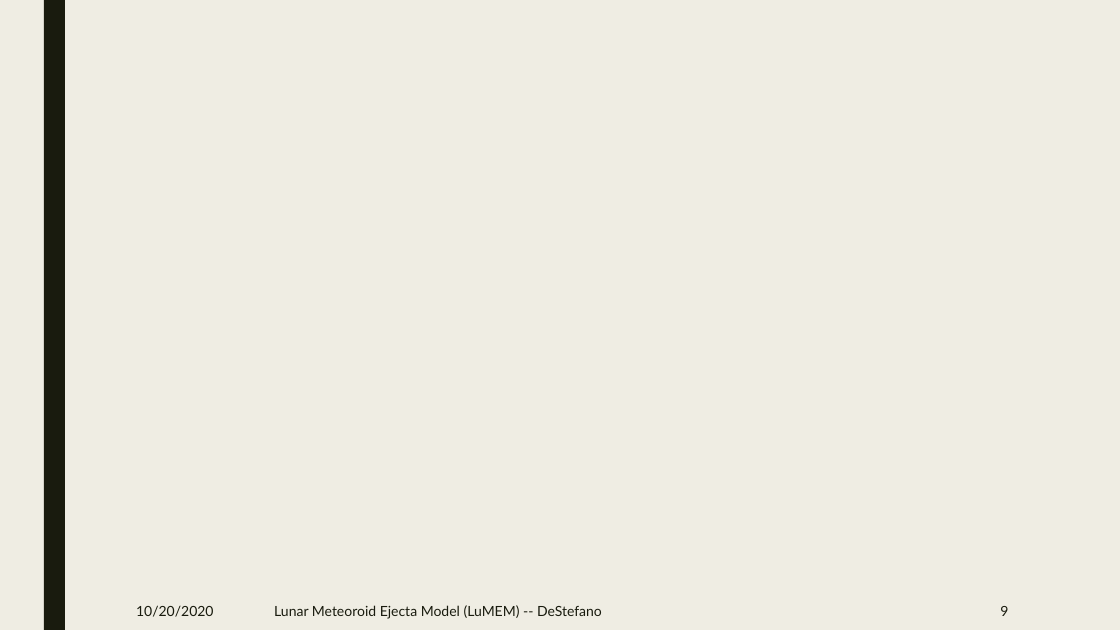
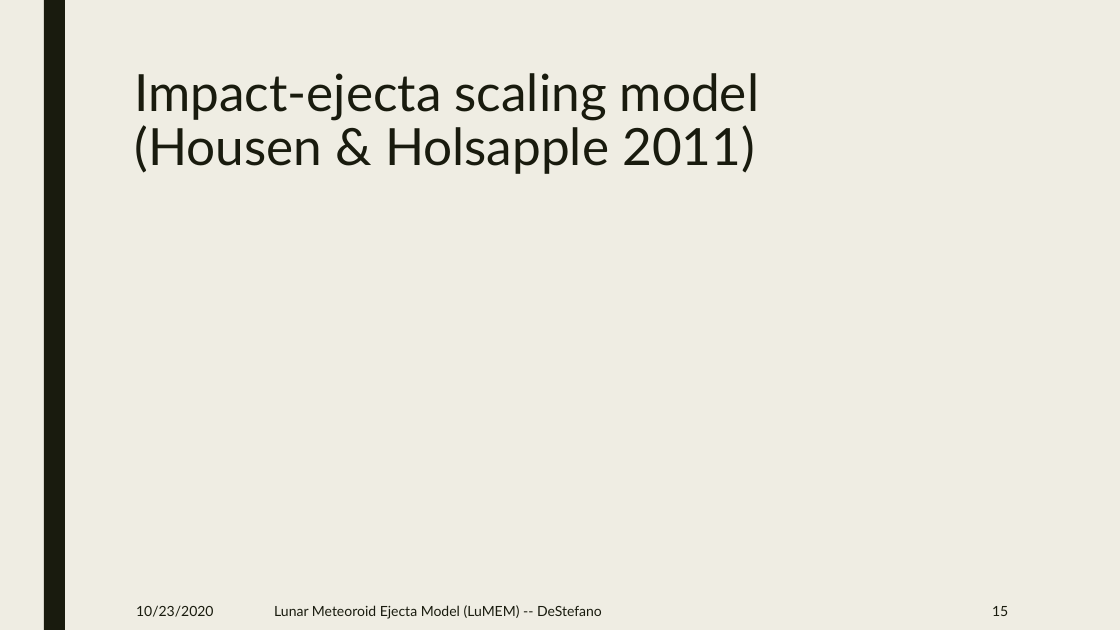
Before and after one commit to pmbremner/LunarEjecta, a slide deck: slide 15 of Presentation/Lunar_Secondary_Ejecta_Model.pptx (slide 9 before the commit). Drawn at 1120x630 pixels with LibreOffice and Linux fonts; fonts in the diff are those of the drawing; grey boxes stand for pictures. Boxes give left, top, right and bottom in pixels: in the first picture for what was removed or moved away, otherwise in the second. Text is boxed around its words. In the diff, an @@ line names an element or a change of style, - is before the commit and + after.

```diff
--- a/Presentation/Lunar_Secondary_Ejecta_Model.pptx
+++ b/Presentation/Lunar_Secondary_Ejecta_Model.pptx
@@ title added at (134,73,759,174), 44 pt, text #191B0E @@
+Impact-ejecta scaling model
+(Housen & Holsapple 2011)
@@ text at (136,605,213,617): text changed @@
-10/20/2020
+10/23/2020
@@ page number at (992,606,1008,616): text changed @@
-9
+15
```
Also in this commit, not shown: 12 other slides changed, 10 slides added, 7 other files.
